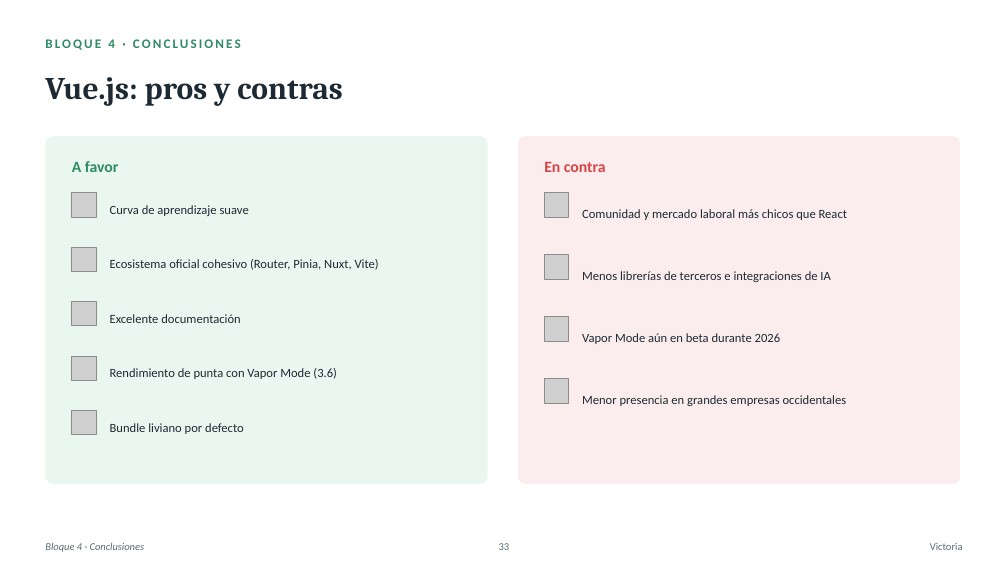
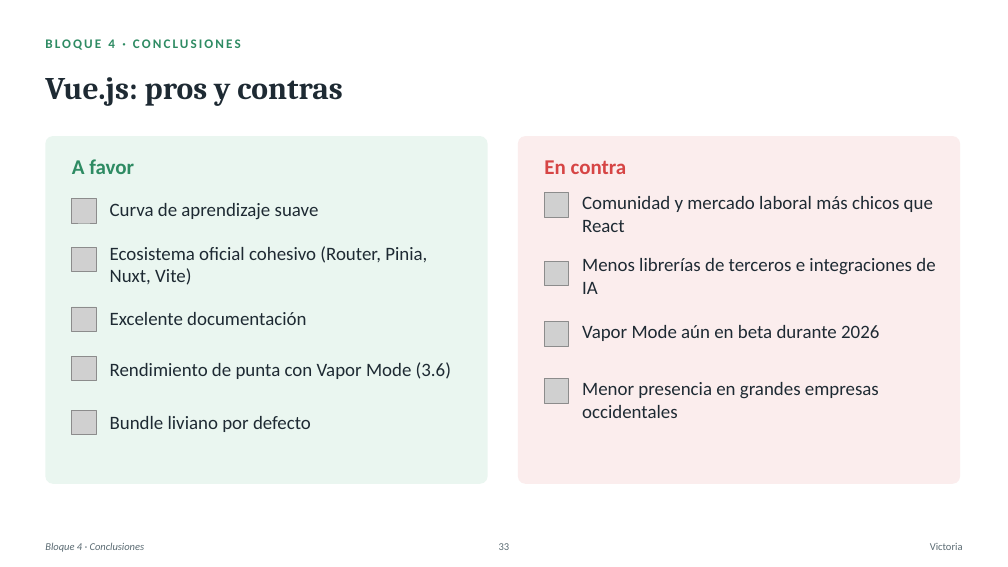
Before and after one commit to Agro-Ros-DSS-UTN/PoC, a slide deck: slide 32 of Vue_vs_React_PoC (2).pptx. Drawn at 1008x567 pixels with LibreOffice and Linux fonts; fonts in the diff are those of the drawing; grey boxes stand for pictures. Boxes give left, top, right and bottom in pixels: in the first picture for what was removed or moved away, otherwise in the second. Text is boxed around its words. In the diff, an @@ line names an element or a change of style, - is before the commit and + after.

```diff
--- a/Vue_vs_React_PoC (2).pptx
+++ b/Vue_vs_React_PoC (2).pptx
@@ text "A favor" at [72,159,134,174]: size 15 to 20 pt @@
@@ text "En contra" at [544,160,627,174]: size 15 to 20 pt @@
@@ 4 pictures: place and size @@
-4 pictures at [72,193,569,341]
+4 pictures at [72,199,569,346]
@@ size 12 to 18 pt in 9 elements at [110,203,319,220], [110,246,427,285], [110,312,306,325], [582,196,933,232], [582,258,935,294], [582,382,879,418], [110,362,451,379], [110,416,311,432], [582,325,879,341] @@
```
Also in this commit, not shown: 34 other slides changed.
